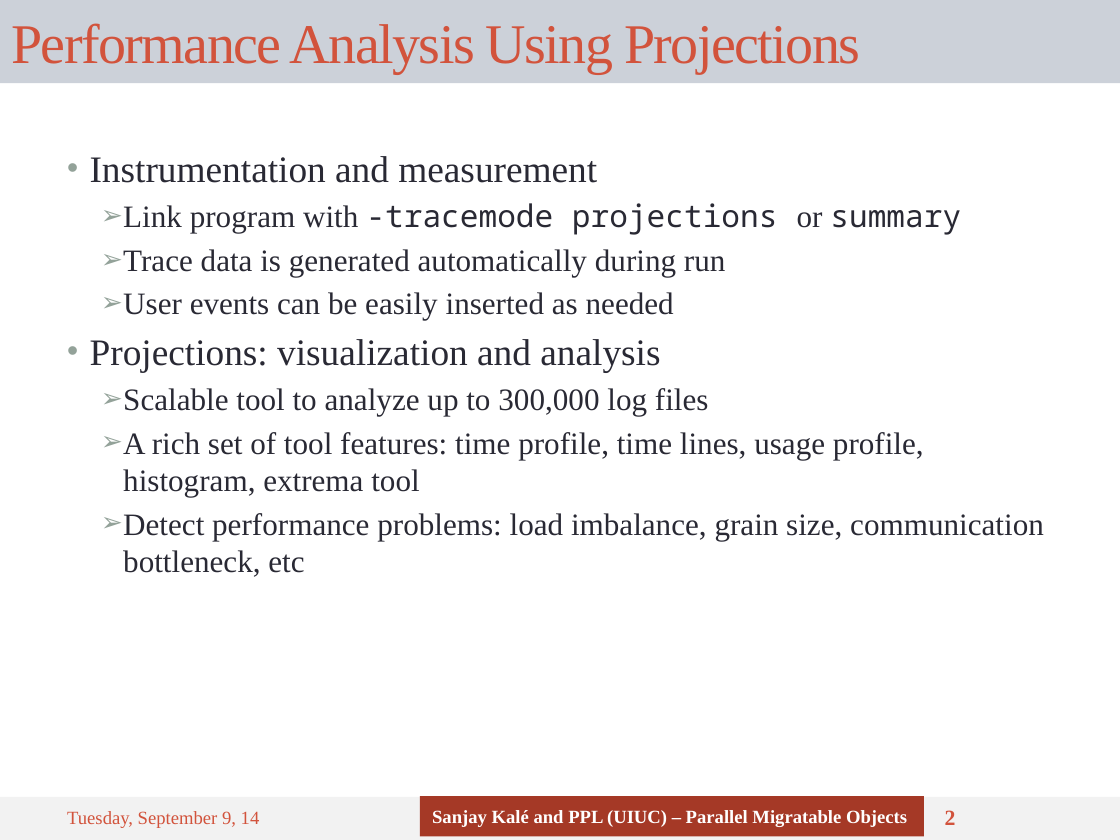
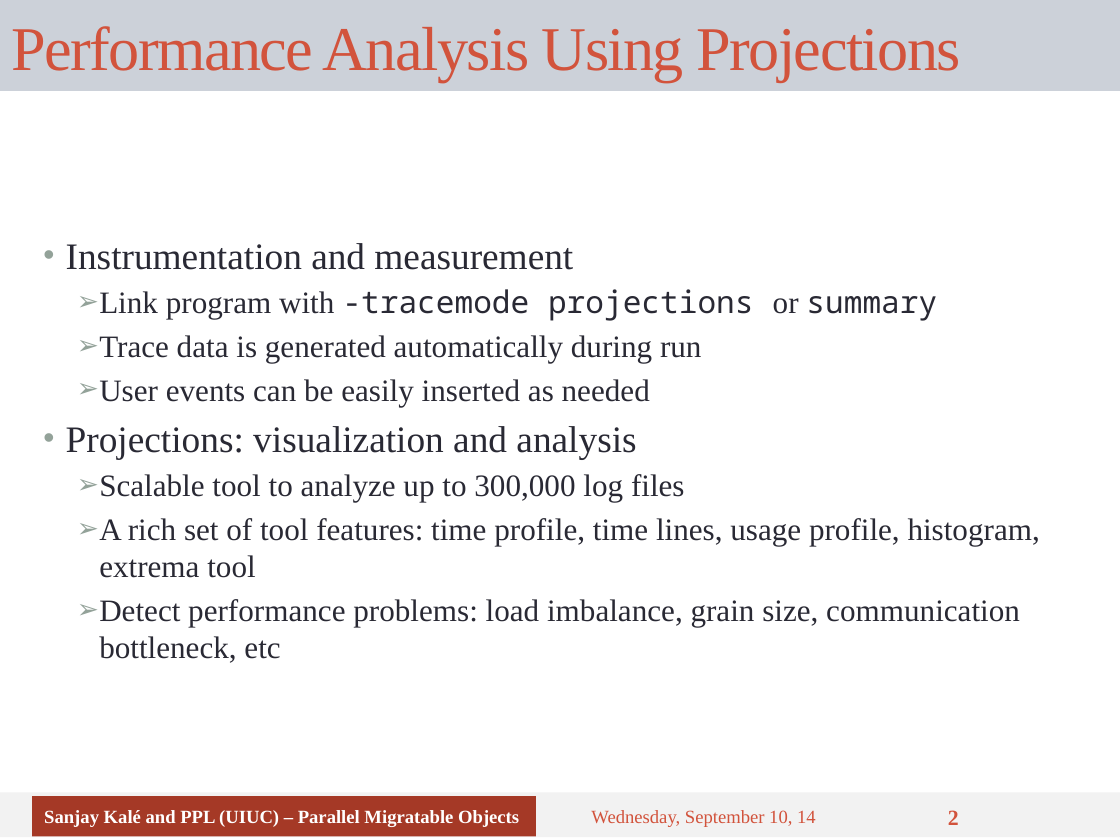
Before and after one commit to UIUC-PPL/charm_tutorial, a slide deck: slide 2 of tutorial-09-perf_tuning.pptx. Drawn at 1120x840 pixels with LibreOffice and Linux fonts; fonts in the diff are those of the drawing. Boxes give left, top, right and bottom in pixels: in the first picture for what was removed or moved away, otherwise in the second. Text is boxed around its words. In the diff, an @@ line names an element or a change of style, - is before the commit and + after.

```diff
--- a/tutorial-09-perf_tuning.pptx
+++ b/tutorial-09-perf_tuning.pptx
@@ title "Performance Analysis Using Projections": place and size @@
-title "Performance Analysis Using Projections" at [0, 0, 1120, 83]
+title "Performance Analysis Using Projections" at [0, 0, 1120, 91]
@@ title "Performance Analysis Using Projections" at [0, 0, 1120, 91]: size 36 to 40 pt @@
@@ text "Instrumentation and measurement": place and size @@
-text "Instrumentation and measurement" at [90, 156, 1044, 577]
+text "Instrumentation and measurement" at [66, 243, 1040, 663]
@@ text "Instrumentation and measurement" at [66, 243, 1040, 663]: vertical alignment top to middle @@
@@ rectangle: place and size @@
-rectangle at [0, 797, 1120, 840]
+rectangle at [0, 793, 1120, 838]
@@ rectangle "Sanjay Kalé and PPL (UIUC) ...": place and size @@
-rectangle "Sanjay Kalé and PPL (UIUC) ..." at [420, 796, 924, 837]
+rectangle "Sanjay Kalé and PPL (UIUC) ..." at [32, 796, 536, 837]
@@ text at [591, 810, 816, 827]: text changed @@
-Tuesday, September 9, 14
+Wednesday, September 10, 14
```
Also in this commit, not shown: 8 other slides changed.
